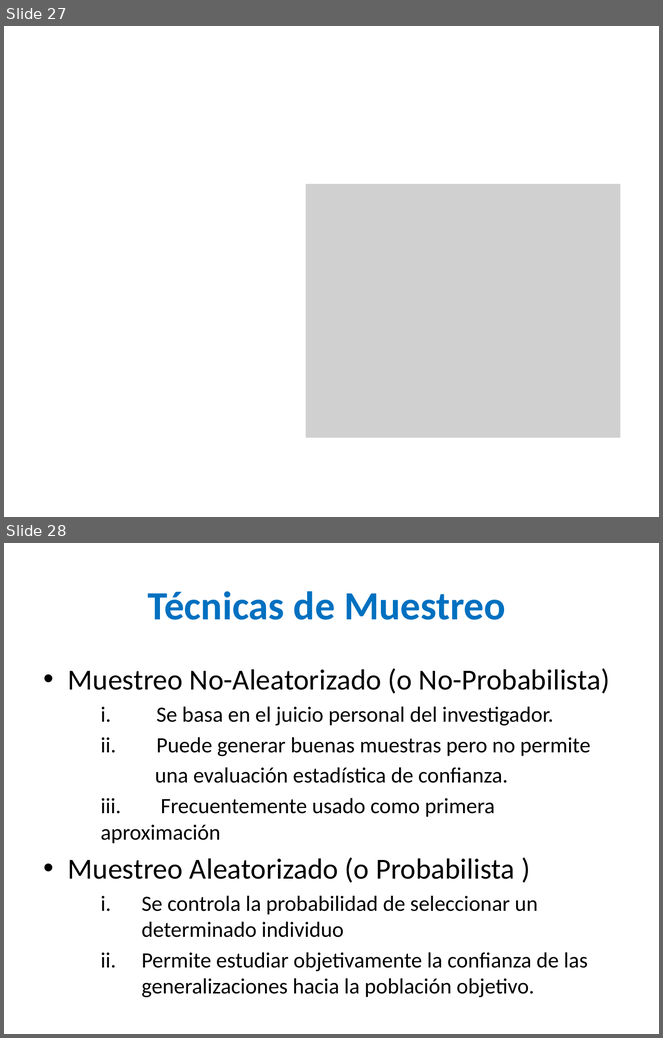
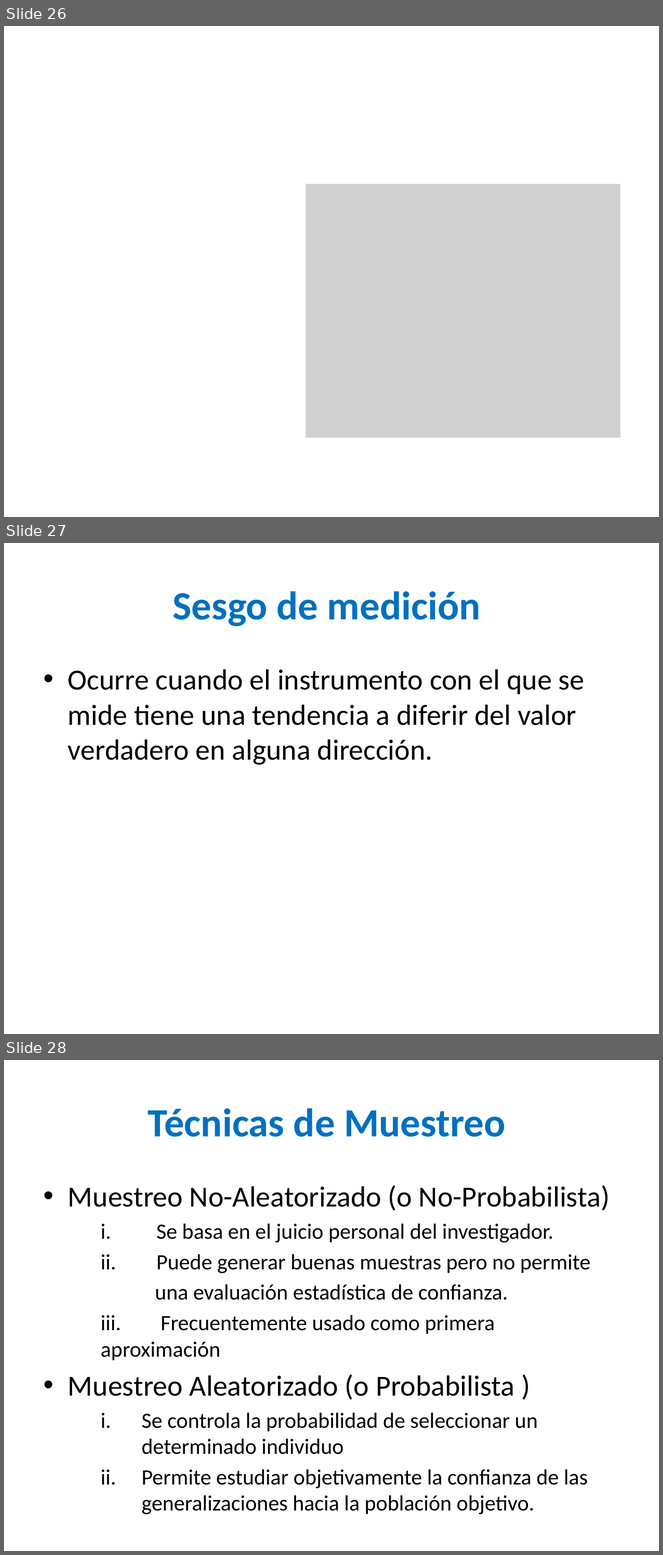
Before and after one commit to estadisticaITM/estadisticaITM.github.io, a slide deck: Tamaños de muestra.pptx. Shown one above the other, each under a label of ours: slides 27 and 28 before the commit, slides 26, 27 and 28 after it. The pictures are 663x1038 and 663x1555 pixels, drawn with LibreOffice and Linux fonts; fonts in the diff are those of the drawing; grey boxes stand for pictures. Boxes give left, top, right and bottom in pixels: in the first picture for what was removed or moved away, otherwise in the second. Text is boxed around its words. In the diff, an @@ line names an element or a change of style, - is before the commit and + after.

```diff
--- a/Tamaños de muestra.pptx
+++ b/Tamaños de muestra.pptx
@@ slide 27 added at box(4, 543, 659, 1034), background #FFFFFF @@
@@ title added at box(172, 591, 481, 626), 44 pt, text #0070C0, bold @@
+Sesgo de medición
@@ text added at box(68, 669, 585, 765), 32 pt, text #000000 @@
+• Ocurre cuando el instrumento con el que se mide tiene una tendencia a diferir del valor verdadero en alguna dirección.
@@ what was slide 27 is now slide 26 @@
```
Also in this commit, not shown: 7 slides changed, 3 other slides added, 2 slides removed, 28 other files.
